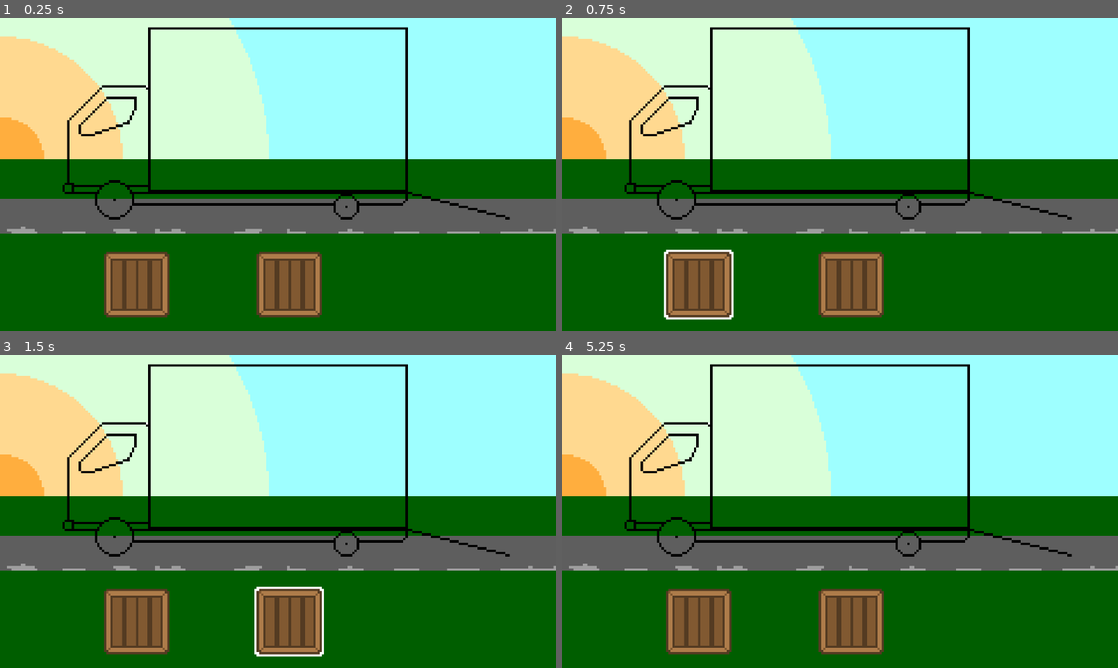
Above: before the commit, frames 1-4 (two rows, left to right).
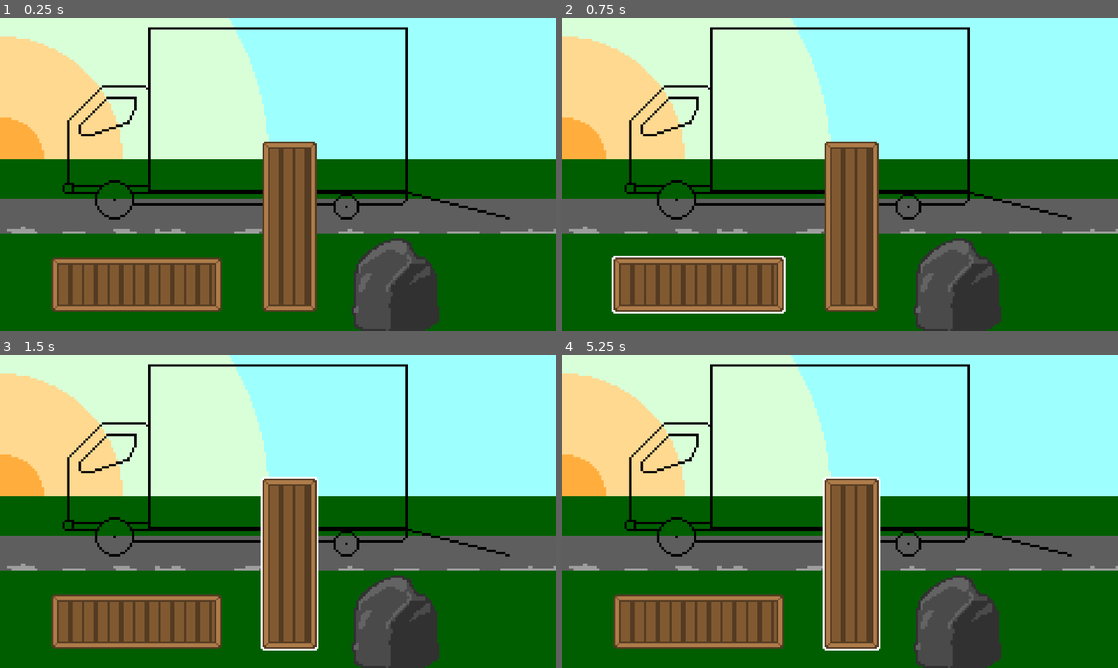
Above: after the commit, the same moments.

Repository: flamingradian/fresh-movers-co
Game: Godot game, scene res://Scenes/Game.tscn
Two runs of this game, one before a commit and one after it. Both use one fixed random seed, a clock stepped at 60 frames per second and the inputs below.
Inputs (mouse positions are in pixels of both pictures, inside the frame that each line leads up to):
- Up to frame 1 (0.25 s): no input
- Up to frame 2 (0.75 s): tap Enter at 0.5 s; move the mouse to (701, 284) at 0.52 s
- Up to frame 3 (1.5 s): tap Space at 1.25 s; move the mouse to (289, 621) at 1.27 s
- Up to frame 4 (5.25 s): tap Enter at 2, 3.5 s; move the mouse to (895, 442) at 2.02 s; tap Space at 2.75, 4.25 s; move the mouse to (812, 574) at 2.77 s; move the mouse to (1006, 558) at 3.52 s; move the mouse to (673, 464) at 4.27 s; move the mouse to (867, 511) at 5.02 s

The runs differ from the first frame. In frame 1, 14% of the frame differs, in the area x 9-79%, y 39-100%; in frame 2, 15%; in frame 3, 15%, in the area x 9-79%, y 38-100%; in frame 4, 14%.

Commit message:
Rock and Margin Change
Same as title

Diff:
--- a/Fresh Movers Co/Scenes/Game.tscn
+++ b/Fresh Movers Co/Scenes/Game.tscn
@@ -1,11 +1,21 @@
-[gd_scene load_steps=5 format=2]
+[gd_scene load_steps=10 format=2]
 
-[ext_resource path="res://Scenes/Crate.tscn" type="PackedScene" id=1]
+[ext_resource path="res://Sprites/Rock.png" type="Texture" id=1]
 [ext_resource path="res://Sprites/background.png" type="Texture" id=2]
 [ext_resource path="res://Sprites/truck.png" type="Texture" id=3]
+[ext_resource path="res://Sprites/crate.png" type="Texture" id=4]
+[ext_resource path="res://Scripts/Crate.gd" type="Script" id=5]
 
 [sub_resource type="RectangleShape2D" id=3]
 extents = Vector2( 440, 8 )
+
+[sub_resource type="PhysicsMaterial" id=1]
+
+[sub_resource type="RectangleShape2D" id=4]
+extents = Vector2( 300, 100 )
+
+[sub_resource type="RectangleShape2D" id=2]
+extents = Vector2( 100, 300 )
 
 [node name="Node2D" type="Node2D"]
 
@@ -29,8 +39,57 @@
 [node name="CollisionShape2D" type="CollisionShape2D" parent="Truck/StaticBody2D"]
 shape = SubResource( 3 )
 
-[node name="Crate" parent="." instance=ExtResource( 1 )]
+[node name="Crate" type="RigidBody2D" parent="."]
 position = Vector2( 472, 920 )
+input_pickable = true
+physics_material_override = SubResource( 1 )
+gravity_scale = 0.0
+script = ExtResource( 5 )
 
-[node name="Crate2" parent="." instance=ExtResource( 1 )]
-position = Vector2( 999, 920 )
+[node name="CollisionShape2D" type="CollisionShape2D" parent="Crate"]
+shape = SubResource( 4 )
+
+[node name="NinePatchRect" type="NinePatchRect" parent="Crate"]
+margin_left = -300.0
+margin_top = -100.0
+margin_right = 300.0
+margin_bottom = 100.0
+texture = ExtResource( 4 )
+patch_margin_left = 40
+patch_margin_top = 40
+patch_margin_right = 40
+patch_margin_bottom = 40
+axis_stretch_horizontal = 1
+axis_stretch_vertical = 1
+
+[node name="Crate2" type="RigidBody2D" parent="."]
+position = Vector2( 1000, 720 )
+input_pickable = true
+physics_material_override = SubResource( 1 )
+gravity_scale = 0.0
+script = ExtResource( 5 )
+
+[node name="CollisionShape2D" type="CollisionShape2D" parent="Crate2"]
+shape = SubResource( 2 )
+
+[node name="NinePatchRect" type="NinePatchRect" parent="Crate2"]
+margin_left = -100.0
+margin_top = -300.0
+margin_right = 100.0
+margin_bottom = 300.0
+texture = ExtResource( 4 )
+patch_margin_left = 40
+patch_margin_top = 40
+patch_margin_right = 40
+patch_margin_bottom = 40
+axis_stretch_horizontal = 1
+axis_stretch_vertical = 1
+
+[node name="Rock" type="Sprite" parent="."]
+position = Vector2( 1365, 921 )
+texture = ExtResource( 1 )
+
+[connection signal="mouse_entered" from="Crate" to="Crate" method="_on_mouse_entered"]
+[connection signal="mouse_exited" from="Crate" to="Crate" method="_on_mouse_exited"]
+[connection signal="mouse_entered" from="Crate2" to="Crate2" method="_on_mouse_entered"]
+[connection signal="mouse_exited" from="Crate2" to="Crate2" method="_on_mouse_exited"]
Binary file added: Fresh Movers Co/Sprites/Rock.png
